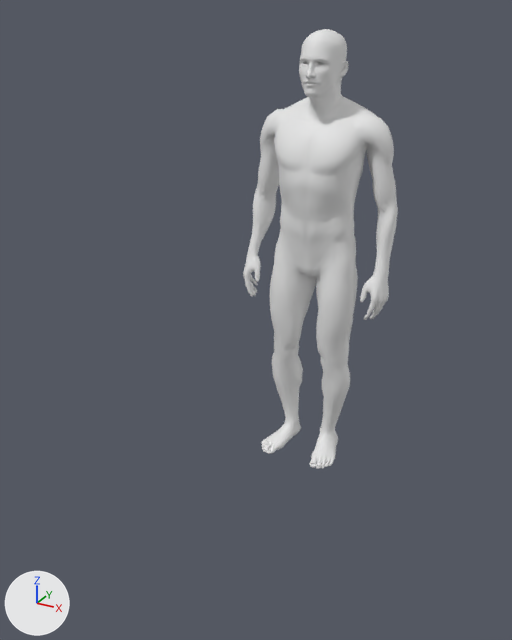
Before and after pictures for a commit that changed the FBX model Content/Assets/VentAnims.fbx.
Both versions are drawn from a 50 mm lens placed at (1.24, -2.92, 1.99), pointed at (-0.08, -0.53, 0.79). Every picture has the same lights, and +X, +Y and +Z are marked at lower left. Where no turn or scale is listed for an object, it has been applied to the vertices.

In view in the first picture: 'Man'.
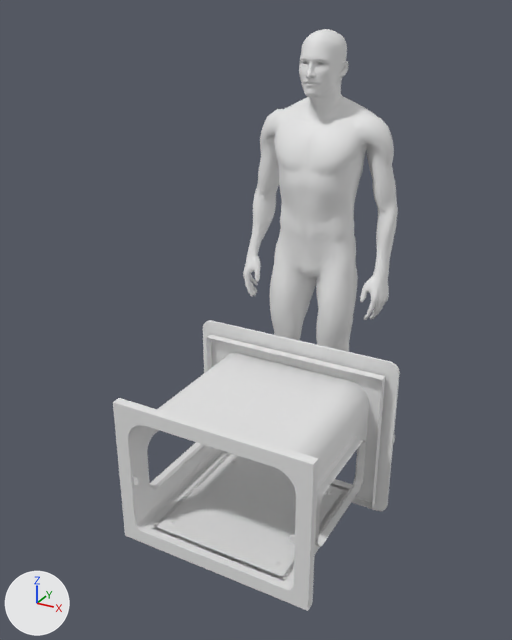
Changed parts and their boxes [x1, y1, x2, y2] in the pictures (512 x 640 px):
'Plane.006', added: after [113, 335, 385, 611]
'Plane.044', added: after [203, 320, 400, 511]

The change, as a diff of the scene's bpy script:
```diff
--- a/Content/Assets/VentAnims.fbx.py
+++ b/Content/Assets/VentAnims.fbx.py
@@ me_plane_014 @@
+me_plane_014.from_pydata(...)  # 3236 vertices, 3180 faces; spans x -0.437..0.437, y -0.365..0.365, z -0.43..0.237
@@ me_plane_010 @@
+me_plane_010.from_pydata(...)  # 716 vertices, 807 faces; spans x -0.949..0.031, y -0.106..-0.033, z -0.366..0.408
@@ ob_plane_006 @@
+ob_plane_006 = bpy.data.objects.new('Plane.006', me_plane_014)
+ob_plane_006.location = (-0.006, -0.684, 0.322)
@@ ob_plane_044 @@
+ob_plane_044 = bpy.data.objects.new('Plane.044', me_plane_010)
+ob_plane_044.location = (0.453, -0.202, 0.213)
```
